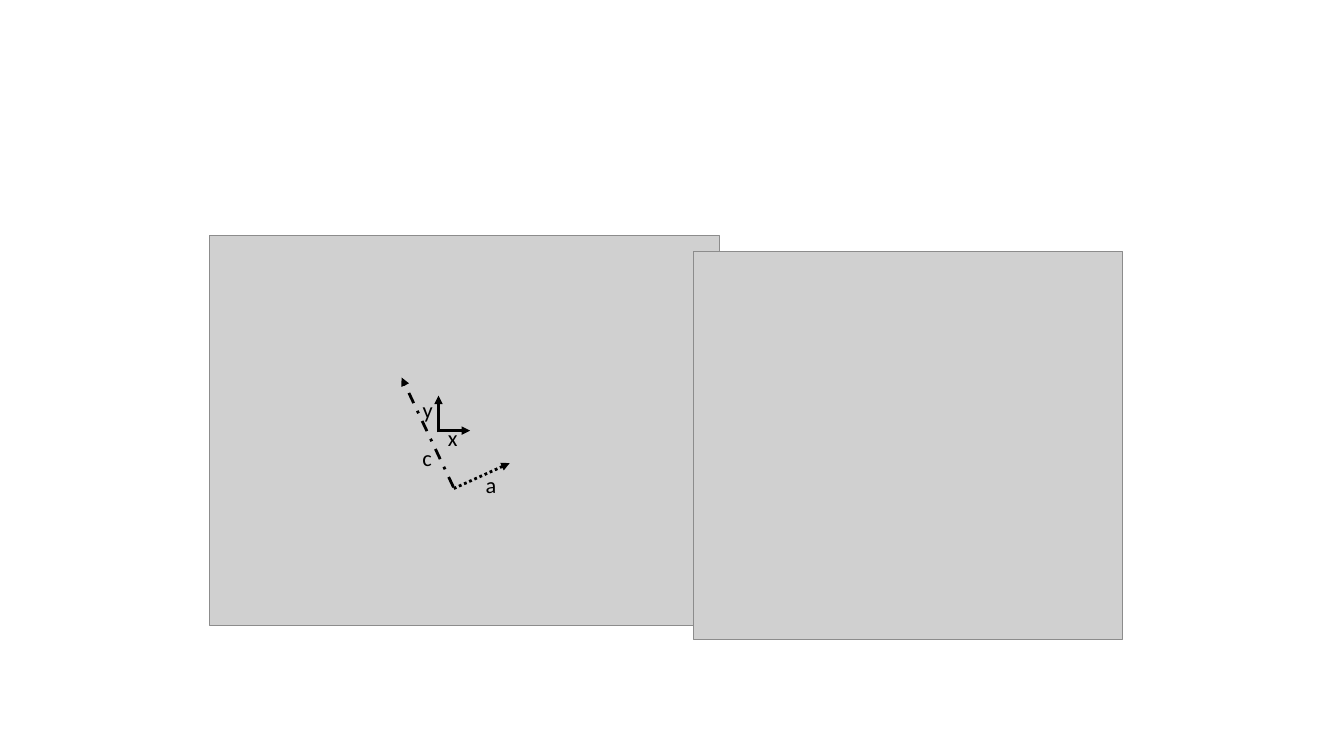
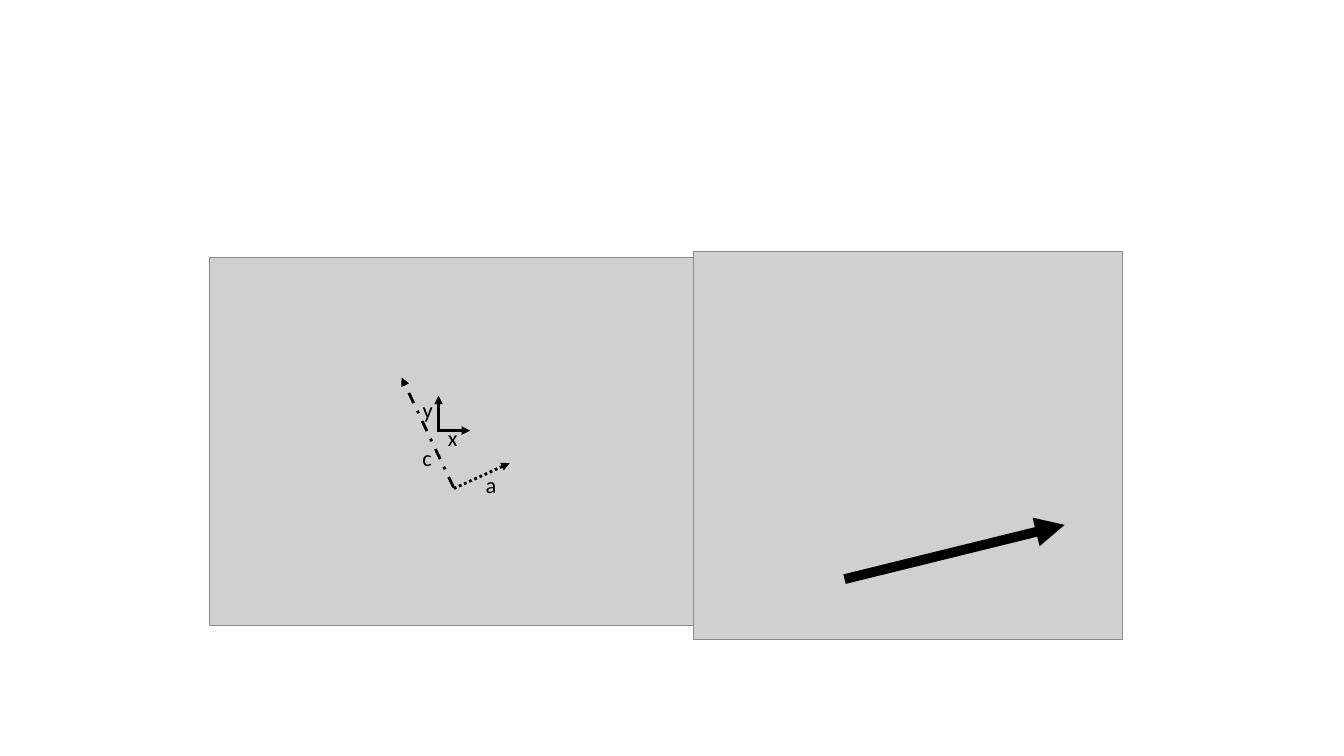
Before and after one commit to upschemistry/icecontinuum, a slide deck: slide 4 of Sample code/Figure 3. SEM and GNBF retrieval/Figure - GNBF retrieval.pptx. Drawn at 1344x756 pixels with LibreOffice and Linux fonts; fonts in the diff are those of the drawing; grey boxes stand for pictures. Boxes give left, top, right and bottom in pixels: in the first picture for what was removed or moved away, otherwise in the second. Text is boxed around its words. In the diff, an @@ line names an element or a change of style, - is before the commit and + after.

```diff
--- a/Sample code/Figure 3. SEM and GNBF retrieval/Figure - GNBF retrieval.pptx
+++ b/Sample code/Figure 3. SEM and GNBF retrieval/Figure - GNBF retrieval.pptx
@@ picture: place and size @@
-picture at box(210, 236, 720, 626)
+picture at box(210, 258, 720, 626)
@@ arrow added from (845, 580) to (1065, 525), #000000 7 pt @@
```
Also in this commit, not shown: 1 other slide changed, 2 slides added, 8 other files.
